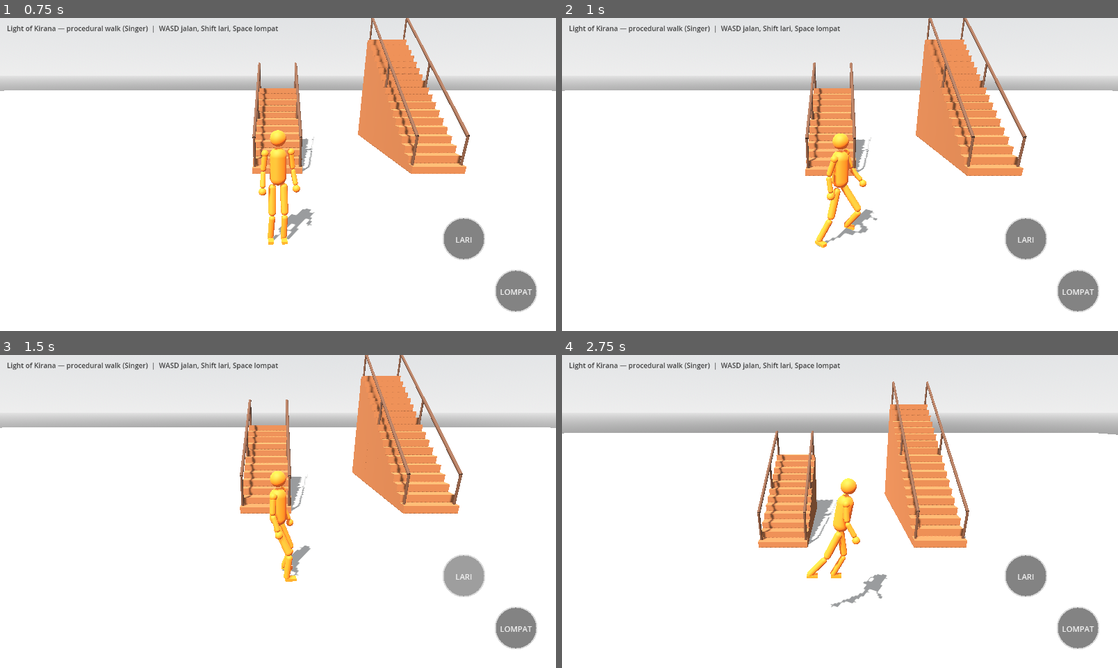
Above: before the commit, frames 1-4 (two rows, left to right).
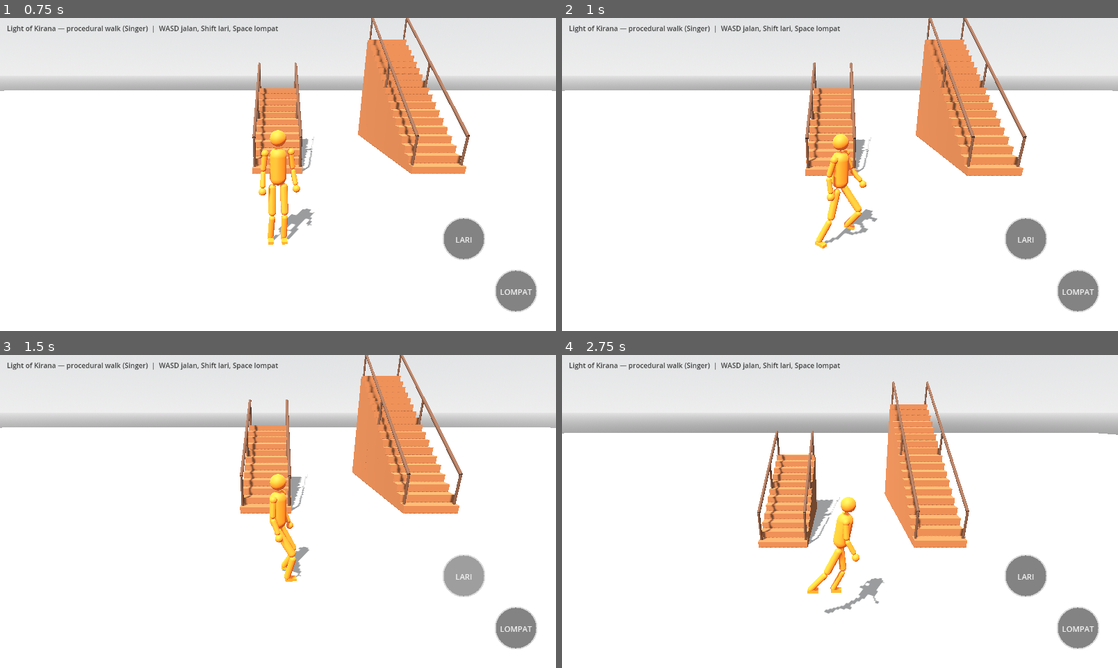
Above: after the commit, the same moments.

Repository: bagus123triga/light-of-kirana
Game: Godot game, scene res://scenes/main.tscn
The game is run twice, just before and just after one commit, with the same random seed, the same clock (stepped at 60 frames per second) and the same inputs.
Inputs (mouse positions are in pixels of both pictures, inside the frame that each line leads up to):
- Up to frame 1 (0.75 s): tap Enter at 0.5 s; drag from (55, 271) to (333, 105) at 0.52 s
- Up to frame 2 (1 s): no input
- Up to frame 3 (1.5 s): drag from (461, 577) to (250, 574) at 1.27 s
- Up to frame 4 (2.75 s): move the mouse to (1079, 627) at 2.02 s; hold D from 2.03 s (still down); hold Shift from 2.03 s (still down); click (1079, 627) at 2.17 s

Frame 1 is identical in both runs. In frame 2, 0.3% of the frame differs, in the area x 45-57%, y 36-74%; in frame 3, 0.6%; in frame 4, 1.5%, in the area x 44-59%, y 39-83%.

Commit message:
Improve stair foot placement and idle IK

Diff:
--- a/scripts/procedural_humanoid.gd
+++ b/scripts/procedural_humanoid.gd
@@ -318,11 +318,22 @@
 		stair_next_foot = 0
 
 
-func _foot_ground_y(point: Vector3) -> float:
+func _ground_hit(point: Vector3, collision_mask: int) -> Dictionary:
 	var query := PhysicsRayQueryParameters3D.create(point + Vector3.UP * 2.0, point + Vector3.DOWN * 3.0)
 	query.exclude = [get_rid()]
-	query.collision_mask = 3
-	var hit := get_world_3d().direct_space_state.intersect_ray(query)
+	query.collision_mask = collision_mask
+	return get_world_3d().direct_space_state.intersect_ray(query)
+
+
+func _foot_ground_y(point: Vector3) -> float:
+	# The invisible ramp is collision layer 1; real tread tops are layer 2.
+	# Prefer the tread so each foot can stand on its own step while the
+	# CharacterBody3D continues to ride the smooth ramp.
+	var hit: Dictionary = {}
+	if is_on_stairs:
+		hit = _ground_hit(point, 2)
+	if hit.is_empty():
+		hit = _ground_hit(point, 1 if is_on_stairs else 3)
 	return float(hit.position.y) + 0.05 if not hit.is_empty() else global_position.y + 0.05
 
 
@@ -336,15 +347,17 @@
 	var half_length := 0.075
 	var heel_point := point - forward_axis * half_length
 	var toe_point := point + forward_axis * half_length
-	var heel_query := PhysicsRayQueryParameters3D.create(heel_point + Vector3.UP * 2.0, heel_point + Vector3.DOWN * 3.0)
-	var toe_query := PhysicsRayQueryParameters3D.create(toe_point + Vector3.UP * 2.0, toe_point + Vector3.DOWN * 3.0)
-	heel_query.exclude = [get_rid()]
-	toe_query.exclude = [get_rid()]
-	heel_query.collision_mask = 3
-	toe_query.collision_mask = 3
-	var space := get_world_3d().direct_space_state
-	var heel_hit := space.intersect_ray(heel_query)
-	var toe_hit := space.intersect_ray(toe_query)
+	# Query actual tread tops first; only use the invisible ramp or ground
+	# when a heel/toe is outside the visible staircase geometry.
+	var heel_hit: Dictionary = {}
+	var toe_hit: Dictionary = {}
+	if is_on_stairs:
+		heel_hit = _ground_hit(heel_point, 2)
+		toe_hit = _ground_hit(toe_point, 2)
+	if heel_hit.is_empty():
+		heel_hit = _ground_hit(heel_point, 1 if is_on_stairs else 3)
+	if toe_hit.is_empty():
+		toe_hit = _ground_hit(toe_point, 1 if is_on_stairs else 3)
 	if heel_hit.is_empty() and toe_hit.is_empty():
 		return Vector2(point.y, 0.0)
 	var heel_y := float(heel_hit.position.y) if not heel_hit.is_empty() else float(toe_hit.position.y)
@@ -735,6 +748,11 @@
 		for i in 2:
 			var idle_side := -1.0 if i == 0 else 1.0
 			var idle_foot := global_position + right * idle_side * STEP_LATERAL + forward * 0.05
+			if is_on_stairs:
+				# Keep a small fore/aft stagger at idle. Near a riser this lets
+				# the left and right feet settle on adjacent treads naturally.
+				var stair_forward := Vector3(stair_up_direction.x, 0.0, stair_up_direction.z).normalized()
+				idle_foot += stair_forward * (0.10 if i == 0 else -0.10)
 			idle_foot.y = _foot_ground_y(idle_foot)
 			foot_planted_pos[i] = foot_planted_pos[i].move_toward(idle_foot, delta * 2.5)
 			foot_target_pos[i] = idle_foot
@@ -810,32 +828,23 @@
 	if moving and (foot_stepping[0] or foot_stepping[1] or flight_timer > 0.0):
 		var cycle := swing if not is_running else swing * 0.8
 		gait_phase += delta * PI / maxf(cycle, 0.2)
-	var horiz_max := 0.0
+	var leg_len := LEG_UPPER + LEG_LOWER
+	# Solve the hip ceiling independently for each ankle. Unlike flat ground,
+	# two feet on different stair treads have different vertical offsets.
+	# The lowest reachable ceiling wins, so the pelvis lowers just enough
+	# for both knees/ankles to remain inside the two-bone IK reach.
+	var hip_ceiling := INF
 	for i in 2:
-		# ANTICIPATORY ceiling (Bagus, 2026-11-09 — run dragged the
-		# feet, 92 clamps): a stepping foot counts by where it WILL
-		# land relative to the body at landing (target minus the body
-		# travel left in the swing), not where it is now. The old
-		# ceiling only saw planted feet, so it dropped suddenly the
-		# frame a foot landed 0.27 m ahead and the spring lagged
-		# behind it, clamping the ankle on nearly every run frame.
-		# The hip now pre-dips during the swing and is already low
-		# enough when the foot touches down.
-		var p: Vector3
+		var foot_at_land := foot_target_pos[i] if foot_stepping[i] else foot_planted_pos[i]
+		var body_at_land := global_position
 		if foot_stepping[i]:
 			var remain := swing * (1.0 - foot_step_t[i])
-			var body_at_land := global_position + horizontal_motion * remain
-			p = foot_target_pos[i] - body_at_land
-		else:
-			p = foot_planted_pos[i] - global_position
-		p.y = 0.0
-		horiz_max = maxf(horiz_max, p.length())
-	var leg_len := LEG_UPPER + LEG_LOWER
-	# Ceiling is ankle height (0.05) + the vertical reach left over
-	# after the horizontal offset. The old formula forgot the +0.05,
-	# capping the hip 5 cm too low — that 5 cm was exactly the idle
-	# knee bend (0.16 m) that would not go away.
-	var hip_ceiling := 0.05 + sqrt(maxf(leg_len * leg_len - horiz_max * horiz_max, 0.55 * 0.55))
+			body_at_land += horizontal_motion * remain
+		var relative_ankle := foot_at_land - body_at_land
+		var horizontal_sq := relative_ankle.x * relative_ankle.x + relative_ankle.z * relative_ankle.z
+		var vertical_reach := sqrt(maxf(leg_len * leg_len - horizontal_sq, 0.0))
+		var foot_ceiling := relative_ankle.y + vertical_reach
+		hip_ceiling = minf(hip_ceiling, foot_ceiling)
 	var bob := sin(gait_phase * 2.0) * 0.02 * speed_factor if moving else sin(time_alive * 1.6) * 0.012
 	var flight_lift := 0.05 if flight_timer > 0.0 else 0.0
 	# Run slack: the hip sits below the ceiling while running, so the
@@ -887,15 +896,31 @@
 			foot_planted_pos[i].y = 0.05 + minf(maxf(behind - 0.08, 0.0) * 0.42, 0.17)
 
 	# --- Two-bone IK + foot placement ---
-	# Visual ankle is clamped to leg reach so the shin can never detach
-	# from the foot, even at the far end of a stride (Singer's pendulum
-	# body does this by dipping the hip; the clamp is the safety net).
-	# The clamp counter is a test signal: if it fires often while
-	# running, the feet are being dragged (ngesot).
+	# Sample each tread BEFORE solving the leg. This keeps the ankle, shin,
+	# knee and sole on the same target instead of moving only the foot mesh
+	# after the IK chain has already been solved.
 	for i in 2:
 		var side := -1.0 if i == 0 else 1.0
+		var step_dir := foot_target_pos[i] - foot_from_pos[i]
+		var want_yaw := facing_yaw
+		if foot_stepping[i] and step_dir.length() > 0.01:
+			want_yaw = atan2(step_dir.x, step_dir.z)
+		var yaw_diff := clampf(wrapf(want_yaw - facing_yaw, -PI, PI), deg_to_rad(-45.0), deg_to_rad(45.0))
+		foot_yaw[i] = lerp_angle(foot_yaw[i], facing_yaw + yaw_diff, clampf(delta * 10.0, 0.0, 1.0))
+
+		var ankle := foot_planted_pos[i]
+		var foot_pitch := 0.0
+		var foot_fwd := Vector3(sin(foot_yaw[i]), 0.0, cos(foot_yaw[i]))
+		if is_on_stairs and on_floor_now and jump_state == 0:
+			var surface_alignment := _foot_surface_alignment(ankle, foot_fwd)
+			if not foot_stepping[i]:
+				ankle.y = surface_alignment.x
+				foot_planted_pos[i].y = ankle.y
+				foot_pitch = -surface_alignment.y
+		if foot_stepping[i]:
+			foot_pitch += sin(PI * clampf(foot_step_t[i], 0.0, 1.0)) * 0.35
+
 		var hip_joint := hip_global + right * side * 0.09
-		var ankle := foot_planted_pos[i]
 		var to_ankle := ankle - hip_joint
 		if to_ankle.length() > LEG_UPPER + LEG_LOWER - 0.01:
 			ankle = hip_joint + to_ankle.normalized() * (LEG_UPPER + LEG_LOWER - 0.01)
@@ -904,38 +929,7 @@
 		knee_pos[i] = knee
 		_place_limb(thigh_mesh[i], hip_joint, knee)
 		_place_limb(shin_mesh[i], knee, ankle)
-		# Foot orientation (Bagus, 2026-11-09): the sole must FOLLOW
-		# the movement direction. The old code set the foot's LOCAL
-		# rotation.y = facing_yaw on top of the body's own facing_yaw
-		# — the yaw was doubled, so when turning left/right the feet
-		# pointed backwards / tilted. Now the foot is placed by its
-		# GLOBAL transform: yaw tracks the step direction while
-		# stepping, the facing while planted; pitch lets the toe drop
-		# mid-swing (foot dangles) and is flat (0) when planted.
-		var step_dir := foot_target_pos[i] - foot_from_pos[i]
-		var want_yaw := facing_yaw
-		if foot_stepping[i] and step_dir.length() > 0.01:
-			want_yaw = atan2(step_dir.x, step_dir.z)
-		# Foot yaw is CLAMPED to +-45 degrees from the body facing
-		# (Bagus, 2026-11-09). A human foot cannot spin all the way
-		# round — the old code let it follow the step direction
-		# without limit, so on sharp turns the sole rotated fully.
-		var yaw_diff := clampf(wrapf(want_yaw - facing_yaw, -PI, PI), deg_to_rad(-45.0), deg_to_rad(45.0))
-		foot_yaw[i] = lerp_angle(foot_yaw[i], facing_yaw + yaw_diff, clampf(delta * 10.0, 0.0, 1.0))
-		var foot_pitch := 0.0
-		var foot_fwd := Vector3(sin(foot_yaw[i]), 0, cos(foot_yaw[i]))
-		if is_on_stairs and on_floor_now and jump_state == 0:
-			var surface_alignment := _foot_surface_alignment(ankle, foot_fwd)
-			if not foot_stepping[i]:
-				# Keep the planted ankle on the average heel/toe contact height.
-				ankle.y = surface_alignment.x
-				foot_planted_pos[i].y = ankle.y
-			# During swing preserve the animated toe lift; once planted,
-			# rotate the sole to match the tread plane like the reference demo.
-			if not foot_stepping[i]:
-				foot_pitch = -surface_alignment.y
-		if foot_stepping[i]:
-			foot_pitch += sin(PI * clampf(foot_step_t[i], 0.0, 1.0)) * 0.35
+
 		var foot_pos := ankle + foot_fwd * 0.07
 		foot_pos.y = ankle.y
 		foot_mesh[i].global_transform = Transform3D(Basis.from_euler(Vector3(foot_pitch, foot_yaw[i], 0.0)), foot_pos)
